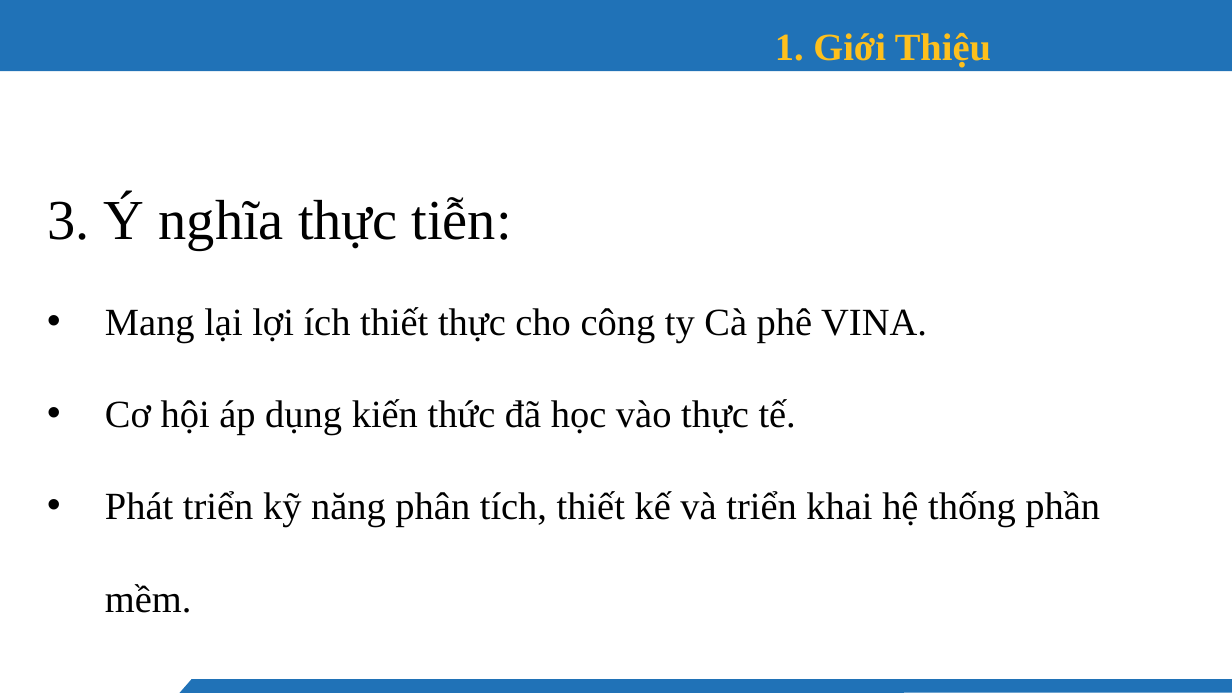
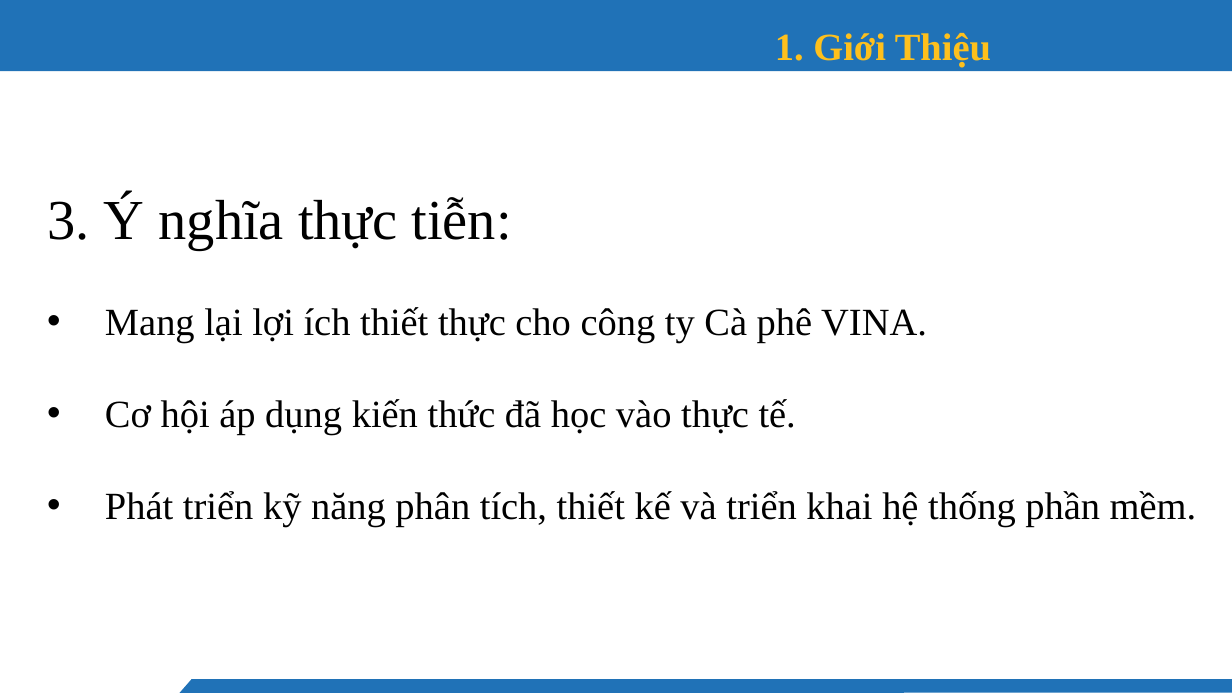
Before and after one commit to hiees-u/ProjectCuNhan-WebsiteVina-, a slide deck: slide 7 of PowerPoint_VINA.pptx (slide 6 before the commit). Drawn at 1232x693 pixels with LibreOffice and Linux fonts; fonts in the diff are those of the drawing; background and template pictures are left out. Boxes give left, top, right and bottom in pixels: in the first picture for what was removed or moved away, otherwise in the second. Text is boxed around its words. In the diff, an @@ line names an element or a change of style, - is before the commit and + after.

```diff
--- a/PowerPoint_VINA.pptx
+++ b/PowerPoint_VINA.pptx
@@ text "3. Ý nghĩa thực tiễn:" rewrapped from (47, 195, 1100, 613) to (47, 195, 1196, 528) @@
```
Also in this commit, not shown: 9 other slides changed, 5 slides added, 23 other files.
